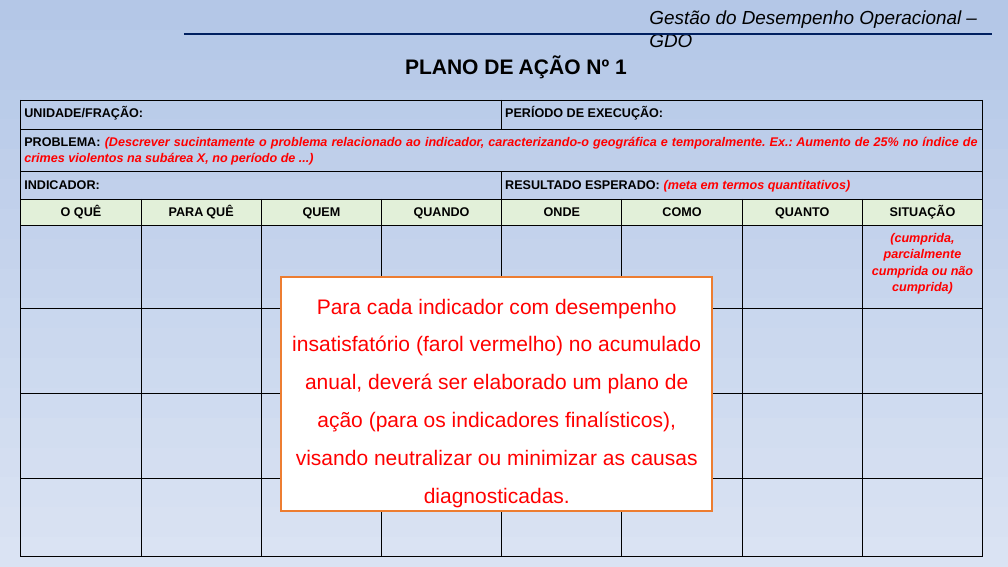
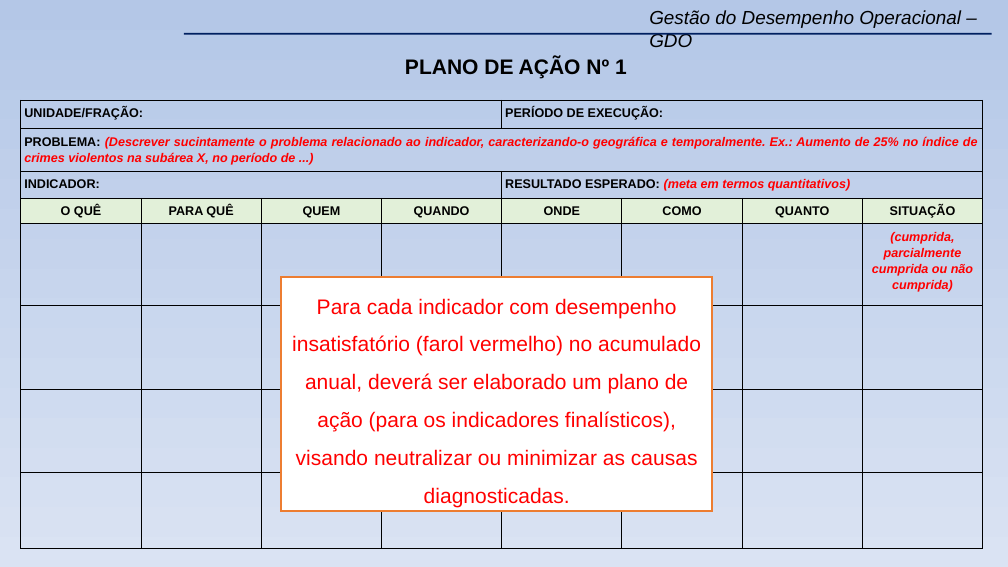
Before and after one commit to WENDEL4891/apresentacao_gdo, a slide deck: slide 29 of files/modelo_apresentacao/Modelo (Novo) GDO 23º BPM.pptx. Drawn at 1008x567 pixels with LibreOffice and Linux fonts; fonts in the diff are those of the drawing; background and template pictures are left out. Boxes give left, top, right and bottom in pixels: in the first picture for what was removed or moved away, otherwise in the second. Text is boxed around its words. In the diff, an @@ line names an element or a change of style, - is before the commit and + after.

```diff
--- a/files/modelo_apresentacao/Modelo (Novo) GDO 23º BPM.pptx
+++ b/files/modelo_apresentacao/Modelo (Novo) GDO 23º BPM.pptx
@@ table: place and size @@
-table at bbox=[21, 101, 983, 349]
+table at bbox=[21, 101, 983, 549]
@@ rectangle "Para cada indicador com desempenho ..." at bbox=[281, 277, 712, 511]: outline #ED7D31 2 pt to #ED7D31 2.01 pt @@
```
Also in this commit, not shown: 30 other slides changed, 6 other files.
